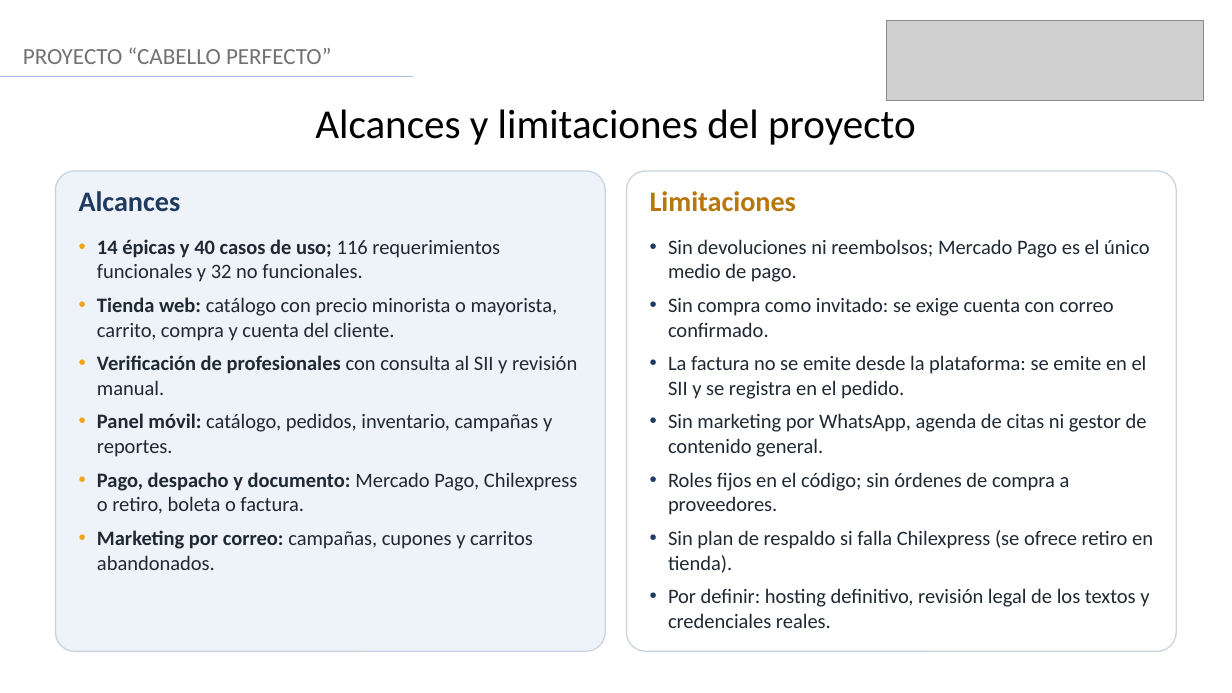
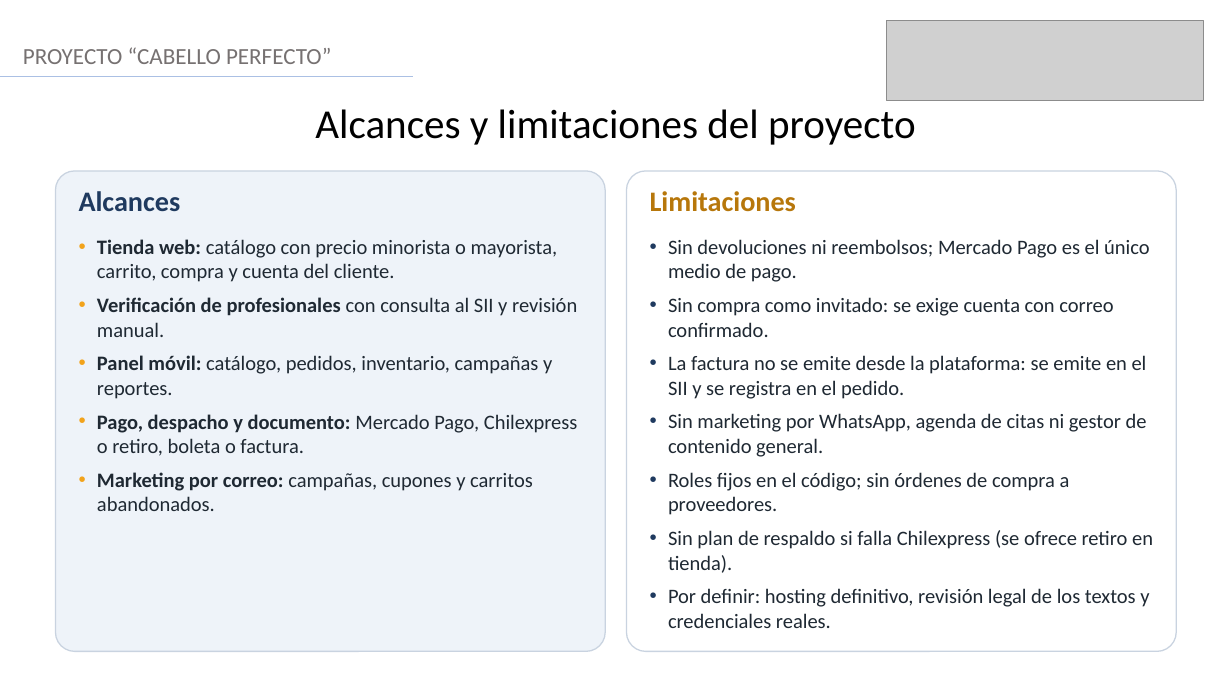
Before and after one commit to Contrum-Projects/fase-1, a slide deck: slide 5 of fase2/Evidencias Proyecto/Presentacion_final_Cabello_Perfecto.pptx. Drawn at 1232x693 pixels with LibreOffice and Linux fonts; fonts in the diff are those of the drawing; grey boxes stand for pictures. Boxes give left, top, right and bottom in pixels: in the first picture for what was removed or moved away, otherwise in the second. Text is boxed around its words. In the diff, an @@ line names an element or a change of style, - is before the commit and + after.

Commit message:
error de presentacion

```diff
--- a/fase2/Evidencias Proyecto/Presentacion_final_Cabello_Perfecto.pptx
+++ b/fase2/Evidencias Proyecto/Presentacion_final_Cabello_Perfecto.pptx
@@ text at (x1=97, y1=239, x2=500, y2=282): paragraph removed @@
-• 14 épicas y 40 casos de uso; 116 requerimientos funcionales y 32 no funcionales.
```
